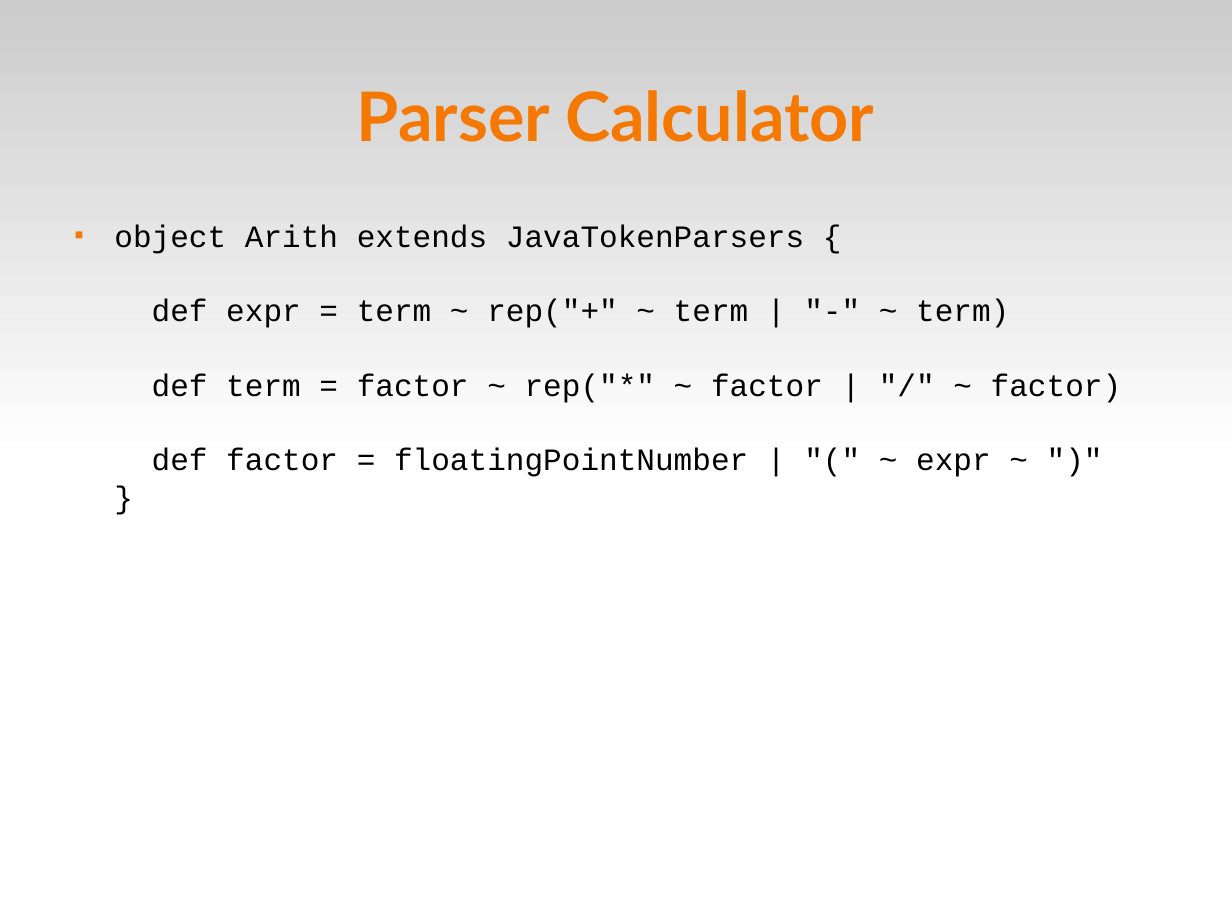
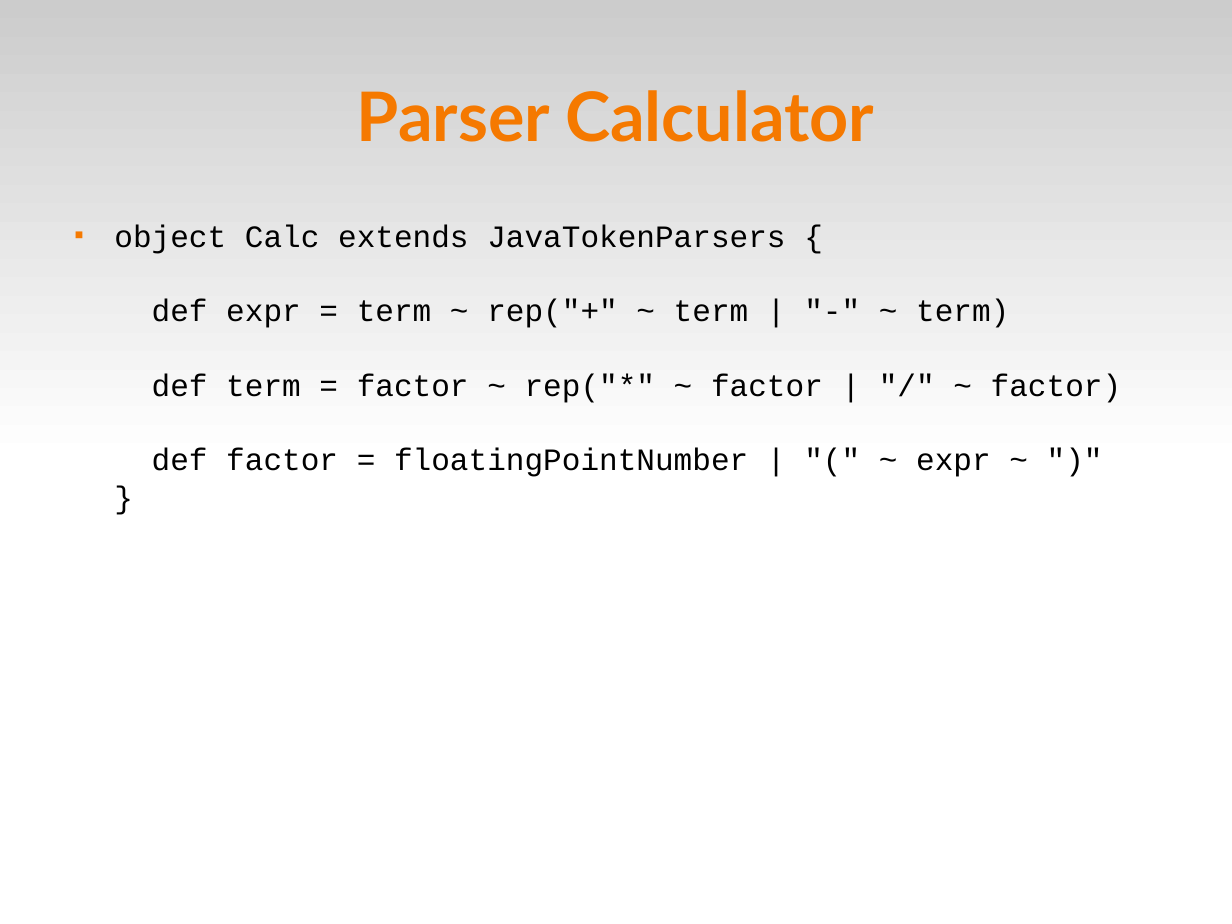
Before and after one commit to dpp/lift-samples, a slide deck: slide 11 of presentations/2008_dpp_SVCodeCamp/Scala Tips and Tricks.odp. Drawn at 1232x924 pixels with LibreOffice and Linux fonts; fonts in the diff are those of the drawing; background and template pictures are left out. Boxes give left, top, right and bottom in pixels: in the first picture for what was removed or moved away, otherwise in the second. Text is boxed around its words. In the diff, an @@ line names an element or a change of style, - is before the commit and + after.

```diff
--- a/presentations/2008_dpp_SVCodeCamp/Scala Tips and Tricks.odp
+++ b/presentations/2008_dpp_SVCodeCamp/Scala Tips and Tricks.odp
@@ text at <box>114,224,1122,477</box>: text changed @@
-■ object Arith extends JavaTokenParsers {
-  def expr = term ~ rep("+" ~ term | "-" ~ term)
-  def term = factor ~ rep("*" ~ factor | "/" ~ factor)
-  def factor = floatingPointNumber | "(" ~ expr ~ ")"
-  }
+■ object Calc extends JavaTokenParsers {
+  def expr = term ~ rep("+" ~ term | "-" ~ term)
+  def term = factor ~ rep("*" ~ factor | "/" ~ factor)
+  def factor = floatingPointNumber | "(" ~ expr ~ ")"
+  }
```
Also in this commit, not shown: 1 other slide changed, 1 other file.
